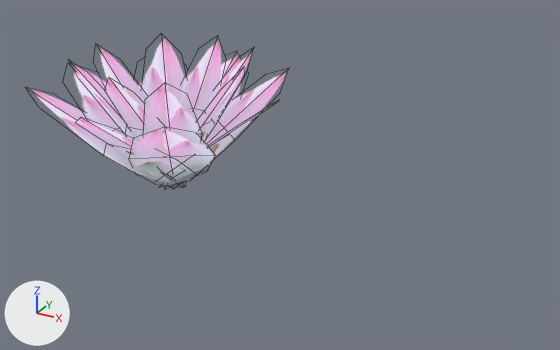
A saved change to the Blender file sac-2/raw_assets/scene.blend.
One viewpoint serves both versions: a 50 mm camera at (1.302, -1.696, 1.016) aimed at (0.352, 0.031, 0.153). Arrows for +X, +Y and +Z are at lower left; the lights stay in place. Mesh edges are drawn as thin lines.
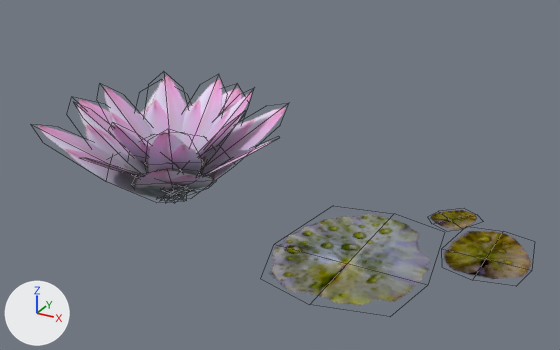
Where the newer file only moved an object's origin or applied its transform, the numbers keep the older frame.

The change, as a list of edits to the scene's bpy script:
```text
Add mat_material_002:
    mat_material_002 = bpy.data.materials.new('Material.002')
    # uses the picture img_texture_png
Add mat_material_005:
    mat_material_005 = bpy.data.materials.new('Material.005')
    # uses the picture img_texture_png
Change me_cube_001:
    where me_cube_001.from_pydata(...)  # 144 vertices, 64 faces; spans x -0.76..0.95, y -0.95..0.76, z -0.31..0.37
    used by ob_cube; parent = ob_empty; location = (0.0158, 0.00499, 0.223); rotation_euler = (0.0, 0.0, -3.107), in degrees (0, 0, -178); scale = (0.436, 0.436, 0.587)
    remove me_cube_001.materials.append(mat_material_001)
    me_cube_001 part 1: the whole mesh is scaled about its middle by (1, 1, 0.805), then moved by (0.0, 0.0, -0.14)
    add me_cube_001.materials.append(mat_material_002)
Add me_plane:
    me_plane.from_pydata(...)  # 27 vertices, 12 faces; spans x -0.0312..0.0614, y -0.0312..0.0674, z 0.0
    me_plane.materials.append(mat_material_005)
Add ob_plane:
    ob_plane = bpy.data.objects.new('Plane', me_plane)
    ob_plane.location = (0.613, -0.081, 0.0)
    ob_plane.scale = (6.92, 6.92, 6.92)
```

What differs and where, as boxes (x1, y1, x2, y2) in the pictures (560 x 350 px):
'Cube', recoloured, mesh rescaled (6% narrower, 21% shorter): before (26, 33, 289, 189); after (39, 76, 286, 199)
'Plane', added: after (271, 210, 532, 305)
